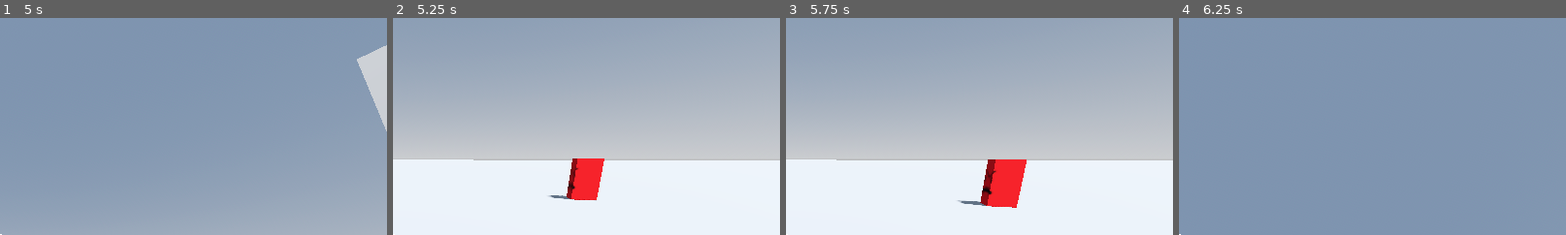
Above: before the commit, frames 1-4 (left to right).
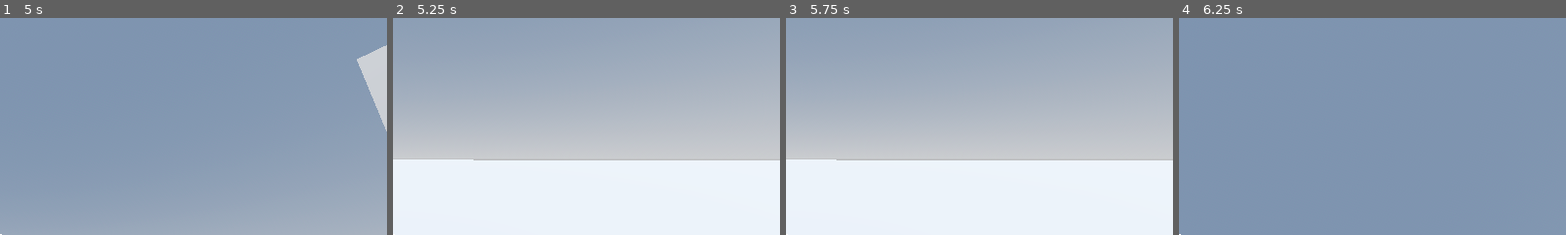
Above: after the commit, the same moments.

Repository: Rubix334/Extrica
Game: Godot game, scene res://level.tscn
The game is run twice, just before and just after one commit, with the same random seed, the same clock (stepped at 60 frames per second) and the same inputs.
Inputs (mouse positions are % of the whole screen's width and height, from its top left):
- Up to frame 1 (5 s): move the mouse to (45, 70) at 0.52 s; hold W (forward) 0.53-2.03 s; tap Ctrl (crouch) at 0.6, 2.85 s; move the mouse to (80, 65) at 1.27 s; tap Q (hack) at 1.35, 3.6 s; move the mouse to (20, 35) at 2.02 s; hold Shift (sprint) 2.03-2.78 s; hold A (left) 2.03-3.53 s; move the mouse to (55, 50) at 2.77 s; move the mouse to (35, 25) at 3.52 s; hold S (back) 3.53-4.28 s; tap Enter at 4.25 s; move the mouse to (72, 45) at 4.27 s; hold D (right) from 4.28 s (still down); tap Shift (sprint) at 4.35 s
- Up to frame 2 (5.25 s): move the mouse to (30, 55) at 5.02 s; release D (right) at 5.03 s; hold W (forward) from 5.03 s (still down); tap Ctrl (crouch) at 5.1 s
- Up to frame 3 (5.75 s): keep holding W (forward)
- Up to frame 4 (6.25 s): move the mouse to (60, 28) at 5.77 s; release W (forward) at 5.78 s; hold D (right) from 5.78 s (still down); tap Q (hack) at 5.85 s
The pictures show only the part of the screen within x 50-100%, y 0-50%; the shares and areas given below are measured in that part.

Frame 1 is identical in both runs. In frame 2, 1.6% of the frame differs, in the area x 40-55%, y 64-85%; in frame 3, 2.2%, in the area x 44-63%, y 65-88%; in frame 4, nothing differs.

Commit message:
Enemy AI overhaul

Diff:
--- a/Extrica/enemy.gd
+++ b/Extrica/enemy.gd
@@ -1,69 +1,116 @@
-extends PathFollow3D
-
-@onready var navi_agent: NavigationAgent3D = $NavigationAgent3D
-@onready var fov: Area3D = $CharacterBody3D/FOV
-var player_detected = false
-@onready var body: CharacterBody3D = $CharacterBody3D
+extends CharacterBody3D
 
 @export var player:Player
-@export var navimap:NavigationRegion3D
-var speed := 2
+
+@onready var agent: NavigationAgent3D = $NavigationAgent3D
+@onready var vision_ray: RayCast3D = $RayCast3D
+
+@export var patrol_points:Array[Node3D] = []
+@export var speed_walk:float = 1.7
+@export var speed_run:float = 3.0
+@export var attack_range:float = 2.0
+@export var investigate_wait_time:float = 4.0
+@export var patrol_wait_time:float = 3.0
+@export var update_interval:float = 0.2
+
+const UPDATE_TIME = 0.2
+const SPEED = 150
+const SMOOTHING_FACTOR = 0.2
+const VIEW_ANGLE:float = 190.0
+
+enum State {IDLE,PATROL,INVESTIGATE,CHASE,ATTACK,RETURN}
+var state: State = State.IDLE
+
+var target: Node3D
+var patrol_index := 0
+var patrol_timer := 0.0
+var investigate_timer := 0.0
+var update_timer := 0.0
+var investigate_position:Vector3
+var return_position:Vector3
+var gravity:float = ProjectSettings.get_setting("physics/3d/default_gravity")
+
+func _ready() -> void:
+	target = player
+	_enter_state(State.IDLE if patrol_points.is_empty() else State.PATROL)
 
 func _physics_process(delta: float) -> void:
-	pass
+	_update_path(delta)
 
-func _process(delta: float) -> void:
-	patrol(delta)
+	match state:
+		State.PATROL: _state_patrol(delta)
 
-	body.move_and_slide()
-	pass
+	_apply_gravity(delta)
+	move_and_slide()
 
-func patrol(delta:float):
-	##follow path; check if player is detected
-	##save current position to return to when changing states
-	var last_pos : Vector3
-	if player_detected == false:
-		follow_path(delta)
+func _go_to_next_patrol_point() -> void:
+	patrol_index = (patrol_index + 1) % patrol_points.size()
+	agent.set_target_position(patrol_points[patrol_index].global_transform.origin)
+
+func _move_towards(next_pos:Vector3,speed:float) -> void:
+	var dir = (next_pos - global_transform.origin)
+	dir.y = 0.0
+	if is_zero_approx(dir.length()):
+		velocity.x = lerp(velocity.x, 0.0, SMOOTHING_FACTOR)
+		velocity.z = lerp(velocity.z, 0.0, SMOOTHING_FACTOR)
+		return
+
+	dir = dir.normalized()
+	var current_facing = -global_transform.basis.z
+	var new_dir = current_facing.slerp(dir, SMOOTHING_FACTOR).normalized()
+	look_at(global_transform.origin + new_dir, Vector3.UP)
+
+	velocity.x = dir.x * speed
+	velocity.z = dir.z * speed
+
+func _stop_and_idle() -> void:
+	velocity = Vector3.ZERO
+	#anim.play("Idle")
+
+func _walk_to(next_pos: Vector3, speed:float) -> void:
+	#anim.play("Walk")
+	_move_towards(next_pos, speed)
+
+func _update_agent_target() -> void:
+	match state:
+		State.PATROL:
+			if patrol_points.size() > 0:
+				agent.set_target_position(patrol_points[patrol_index].global_transform.origin)
+		State.INVESTIGATE:
+			agent.set_target_position(investigate_position)
+		State.CHASE:
+			if target:
+				agent.set_target_position(target.global_transform.origin)
+		State.RETURN:
+			agent.set_target_position(return_position)
+
+func _update_path(delta):
+	update_timer -= delta
+	if update_timer <= 0.0:
+		_update_agent_target()
+		update_timer = update_interval
+
+func _apply_gravity(delta:float) -> void:
+	if not is_on_floor():
+		velocity.y -= gravity * delta
 	else:
-		last_pos = global_position
-		hunt_player()
+		velocity.y = 0.0
 
+func _enter_state(new_state: State) -> void:
+	state = new_state
+	match state:
+		State.PATROL:
+			patrol_timer = 0
+			_go_to_next_patrol_point()
 
-
-func hunt_player():
-	##follow player;if player is out of view
-	##start a timer on which timeout will call return_to_patrol()
-
-	navi_agent.set_target_position(player.global_position)
-	var destination = navi_agent.get_next_path_position()
-	var local_destination = destination - global_position
-	var direction = local_destination.normalized()
-	body.velocity = direction * speed
-	look_at(direction)
-	if player_detected == false:
-		pass
-
-
-func return_to_patrol():
-	##player is not detected; return to last position of patrolling
-	##change state to patrol
-	pass
-
-
-
-func follow_path(delta):
-	var changeDir = false
-	progress += delta * speed
-	if progress_ratio > 0.99:
-		speed = speed * -1
-	elif progress_ratio < 0.01:
-		speed = speed * -1
-
-
-func detect_player(body: Node3D) -> void:
-	if body is Player:
-		print("Player Detected")
-		player_detected = true
+func _state_patrol(delta:float) -> void:
+	if agent.is_navigation_finished():
+		if patrol_timer <= 0.0:
+			patrol_timer = patrol_wait_time
+			_stop_and_idle()
+		else:
+			patrol_timer -= delta
+			if patrol_timer <= 0.0:
+				_go_to_next_patrol_point()
 	else:
-		player_detected = false
-		print("Player out of view")
+		_walk_to(agent.get_next_path_position(),speed_walk)
--- a/Extrica/enemy.tscn
+++ b/Extrica/enemy.tscn
@@ -2,9 +2,6 @@
 
 [ext_resource type="Script" uid="uid://byqhlyacdesvc" path="res://enemy.gd" id="1_4gyqm"]
 [ext_resource type="Texture2D" uid="uid://cj5b8rgldgwql" path="res://enemyPlaceholder.png" id="1_7k104"]
-
-[sub_resource type="ConvexPolygonShape3D" id="ConvexPolygonShape3D_4gyqm"]
-points = PackedVector3Array(0, 1, 0, 10, 3, 3, 10, 0, 3, 10, 0, -3, 10, 3, -3)
 
 [sub_resource type="StandardMaterial3D" id="StandardMaterial3D_4gyqm"]
 albedo_texture = ExtResource("1_7k104")
@@ -17,29 +14,20 @@
 radius = 0.63378906
 height = 1.9101563
 
-[node name="EnemyNPC" type="PathFollow3D" unique_id=1443255799]
-transform = Transform3D(-4.371139e-08, 0, 1, 0, 1, 0, -1, 0, -4.371139e-08, 0, 0, 0)
+[node name="EnemyNPC" type="CharacterBody3D" unique_id=2018420786]
 script = ExtResource("1_4gyqm")
 
-[node name="CharacterBody3D" type="CharacterBody3D" parent="." unique_id=1930784213]
-transform = Transform3D(-1, 0, 8.742278e-08, 0, 1, 0, -8.742278e-08, 0, -1, 0, 0, 0)
-collision_layer = 2
-
-[node name="FOV" type="Area3D" parent="CharacterBody3D" unique_id=2087894528]
-transform = Transform3D(1, 0, 0, 0, 1, 0, 0, 0, 1, 0, -0.46884918, 0)
-
-[node name="colllision" type="CollisionShape3D" parent="CharacterBody3D/FOV" unique_id=455409414]
-transform = Transform3D(1, 0, 7.1054274e-15, 0, 1, 0, -7.1054274e-15, 0, 1, 0.19145334, -0.50988245, -8.3686915e-09)
-shape = SubResource("ConvexPolygonShape3D_4gyqm")
-
-[node name="MeshInstance3D" type="MeshInstance3D" parent="CharacterBody3D" unique_id=2019432292]
+[node name="MeshInstance3D" type="MeshInstance3D" parent="." unique_id=2019432292]
+transform = Transform3D(-4.371139e-08, 0, 1, 0, 1, 0, -1, 0, -4.371139e-08, 0, 0, 0)
 mesh = SubResource("BoxMesh_7xaro")
 
-[node name="CollisionShape3D" type="CollisionShape3D" parent="CharacterBody3D" unique_id=1790778452]
+[node name="CollisionShape3D" type="CollisionShape3D" parent="." unique_id=1790778452]
 transform = Transform3D(1, 0, 0, 0, 1, 0, 0, 0, 1, 0, 0.0048828125, 0)
 shape = SubResource("CapsuleShape3D_7k104")
 
+[node name="RayCast3D" type="RayCast3D" parent="." unique_id=1887829794]
+transform = Transform3D(1, 0, 0, 0, 1, 0, 0, 0, 1, 0, 0.5741303, 0)
+target_position = Vector3(0, 0, -10)
+
 [node name="NavigationAgent3D" type="NavigationAgent3D" parent="." unique_id=885817445]
 debug_enabled = true
-
-[connection signal="body_entered" from="CharacterBody3D/FOV" to="." method="detect_player"]
--- a/Extrica/level.tscn
+++ b/Extrica/level.tscn
@@ -23,13 +23,6 @@
 polygons = [PackedInt32Array(2, 1, 0), PackedInt32Array(0, 3, 2), PackedInt32Array(2, 3, 5), PackedInt32Array(2, 5, 4), …(701 unchanged characters)…
 geometry_parsed_geometry_type = 0
 
-[sub_resource type="Curve3D" id="Curve3D_0b4ue"]
-_data = {
-"points": PackedVector3Array(0, 0, 0, 0, 0, 0, -13.456046, 1.0695257, 0.044928312, 0, 0, 0, 0, 0, 0, -28.629528, 1.0573955, -0.08660364),
-"tilts": PackedFloat32Array(0, 0)
-}
-point_count = 2
-
 [node name="Node3D" type="Node3D" unique_id=828185774]
 script = ExtResource("1_vonw3")
 
@@ -50,12 +43,17 @@
 transform = Transform3D(1, 0, 0, 0, 0.9772718, -0.21199004, 0, 0.21199004, 0.9772718, -8.540968, 8.12883, -17.526684)
 player = NodePath("../Player")
 
+[node name="Enemy" parent="." unique_id=2036158031 node_paths=PackedStringArray("player") instance=ExtResource("4_0b4ue")]
+transform = Transform3D(-0.008668271, -0.0007993776, -0.99996215, 0, 0.9999997, -0.00079940766, 0.99996245, -6.929482e-06, -0.008668268, -13.456046, 1.8417788, 0.044928312)
+player = NodePath("../Player")
+
 [node name="NavigationRegion3D" type="NavigationRegion3D" parent="." unique_id=979623761]
 navigation_mesh = SubResource("NavigationMesh_0b4ue")
 
 [node name="CSGBox3D" type="CSGBox3D" parent="NavigationRegion3D" unique_id=1049071678]
 use_collision = true
 collision_layer = 2
+collision_mask = 3
 size = Vector3(500, 1, 500)
 
 [node name="pillar" type="CSGBox3D" parent="NavigationRegion3D" unique_id=1299295948]
@@ -69,11 +67,3 @@
 use_collision = true
 collision_layer = 2
 size = Vector3(1, 9.261658, 1)
-
-[node name="Path3D" type="Path3D" parent="." unique_id=1132545730]
-curve = SubResource("Curve3D_0b4ue")
-
-[node name="Enemy" parent="Path3D" unique_id=2036158031 node_paths=PackedStringArray("player", "navimap") instance=ExtResource("4_0b4ue")]
-transform = Transform3D(0.008668271, -0.0007993776, 0.99996215, 0, 0.9999997, 0.00079940766, -0.99996245, -6.929482e-06, 0.008668268, -13.456046, 1.0695257, 0.044928312)
-player = NodePath("../../Player")
-navimap = NodePath("../../NavigationRegion3D")
